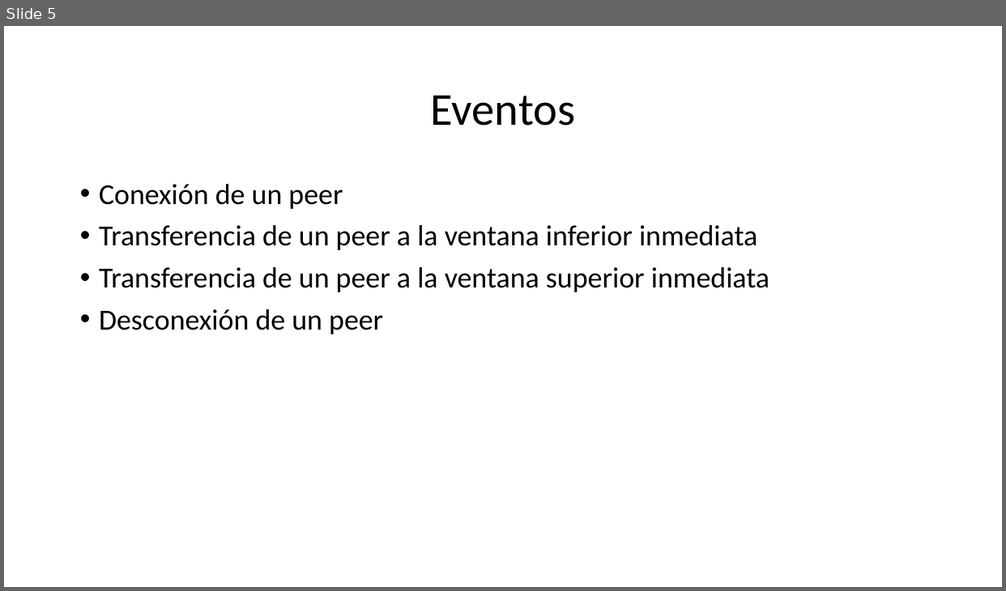
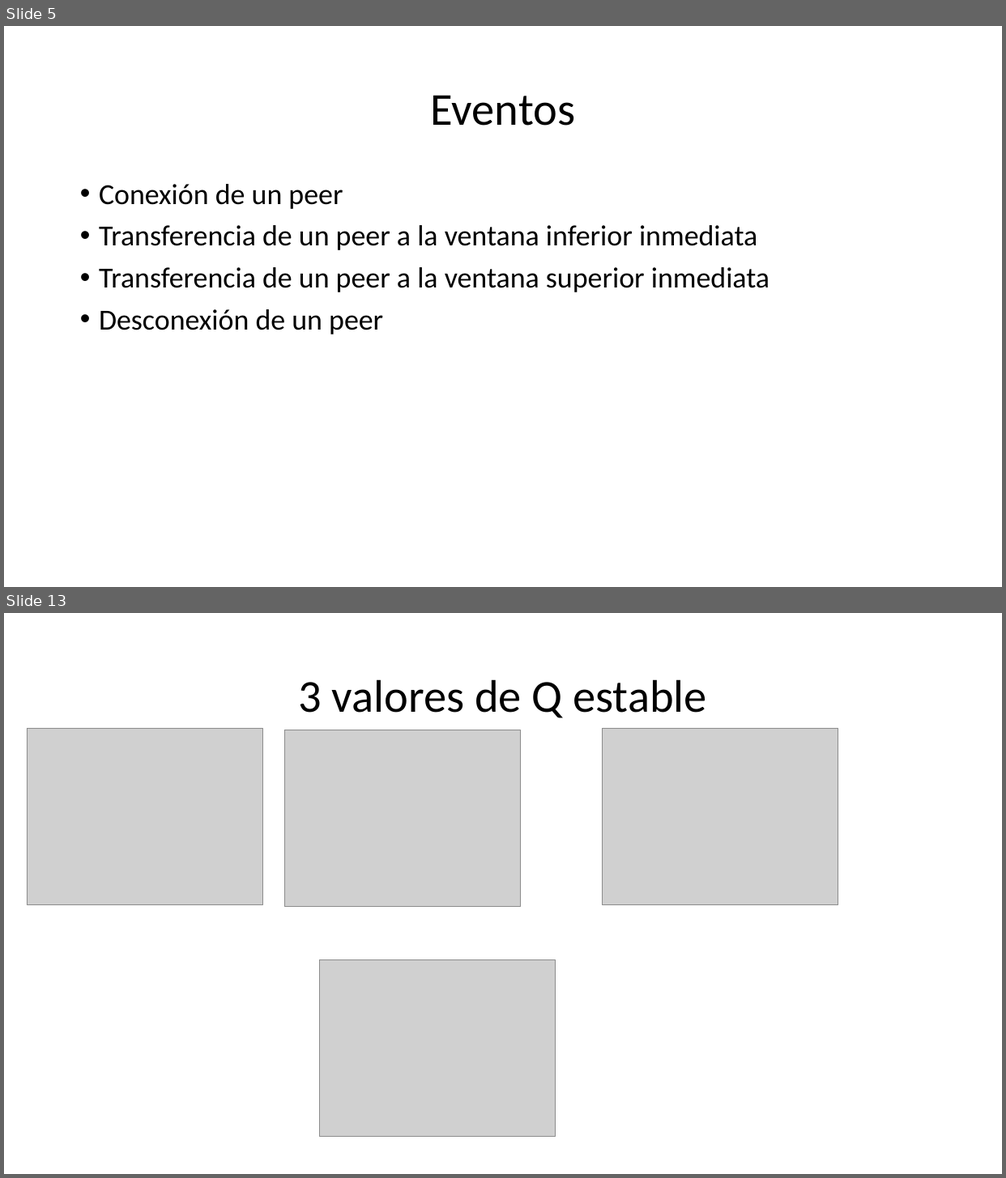
Before and after one commit to Uliskis15/PT, a slide deck: 2023-2/Reportes/ReporteFinal/PresentacionPrototipo.pptx. Shown one above the other, each under a label of ours: slide 5 before the commit, slides 5 and 13 after it; the slides between them are not shown. The pictures are 1006x591 and 1006x1178 pixels, drawn with LibreOffice and Linux fonts; fonts in the diff are those of the drawing; grey boxes stand for pictures. Boxes give left, top, right and bottom in pixels: in the first picture for what was removed or moved away, otherwise in the second. Text is boxed around its words. In the diff, an @@ line names an element or a change of style, - is before the commit and + after.

```diff
--- a/2023-2/Reportes/ReporteFinal/PresentacionPrototipo.pptx
+++ b/2023-2/Reportes/ReporteFinal/PresentacionPrototipo.pptx
@@ slide 13 added at bbox=[4, 613, 1002, 1174], background #FFFFFF @@
@@ title added at bbox=[298, 679, 706, 718], 44 pt, text #000000 @@
+3 valores de Q estable
@@ picture added at bbox=[27, 728, 263, 905] @@
@@ picture added at bbox=[285, 730, 521, 906] @@
@@ picture added at bbox=[603, 728, 839, 905] @@
@@ picture added at bbox=[320, 960, 556, 1137] @@
```
Also in this commit, not shown: 11 other slides added.
